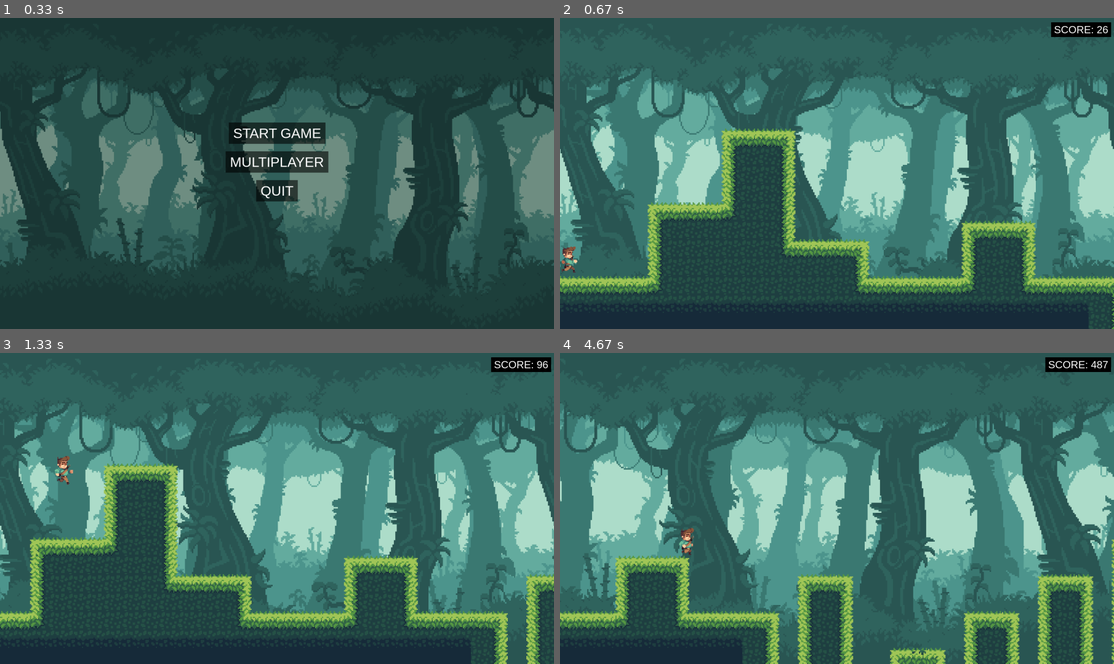
Above: before the commit, frames 1-4 (two rows, left to right).
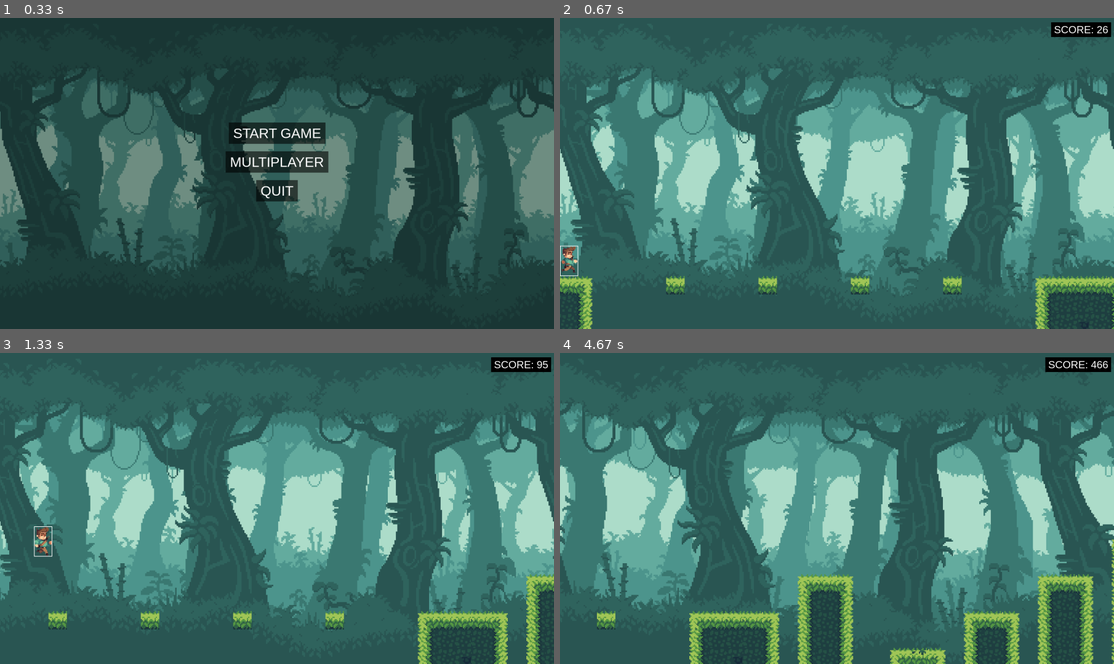
Above: after the commit, the same moments.

Repository: PyroJet1/Pygame-Multiplayer-Endless-Scroller
Game: pygame game, started from __main__.py
The game is run twice, just before and just after one commit, with the same random seed, the same clock (stepped at 60 frames per second) and the same inputs.
Inputs:
- Up to frame 1 (0.33 s): no input
- Up to frame 2 (0.67 s): click "START GAME" at 0.38 s
- Up to frame 3 (1.33 s): hold Space 0.67-1.13 s; hold D 0.67-1.13 s; hold D from 1.17 s (still down)
- Up to frame 4 (4.67 s): release D at 1.63 s; hold D 1.67-2.13 s; hold A 2.17-2.7 s; hold D 3.17-3.8 s; hold A 3.83-4.3 s; hold D from 4.33 s (still down)

Frame 1 is identical in both runs. In frame 2, 21% of the frame differs, in the area x 0-96%, y 35-100%; in frame 3, 22%; in frame 4, 29%, in the area x 0-100%, y 2-100%.

Commit message:
collisions working when moving charachter

Diff:
--- a/background.py
+++ b/background.py
@@ -18,7 +18,7 @@
         bg5 = pygame.transform.scale(bg5, (self.SCREEN_WIDTH, self.SCREEN_HEIGHT))
         self.scroll_speed = [0.0, 0.25, 0.5, 0.75, 1.0]
         self.scroll = [0.0, 0.0, 0.0, 0.0, 0.0]
-        self.accel = 0.1
+        self.accel = 0.001
         self.bg = [bg1, bg2, bg3, bg4, bg5]
 
     def create_parallax(self, dt):
--- a/game.py
+++ b/game.py
@@ -28,15 +28,34 @@
             self.background.create_parallax(dt)
             self.calculate_score(dt)
 
+
+
             ground_rects = [tile.rect for tile in self.world.ground_sprites]
-            self.player.movement(ground_rects)
 
             for event in pygame.event.get():
                 if event.type == pygame.QUIT:
                     self.run = False
                     return "quit"
+                if event.type == pygame.KEYDOWN:
+                    if event.key == pygame.K_a:
+                        self.player.LEFT_KEY = True
+                    elif event.key == pygame.K_d:
+                        self.player.RIGHT_KEY = True
+                    elif event.key == pygame.K_SPACE:
+                        self.player.jump()
+                if event.type == pygame.KEYUP:
+                    if event.key == pygame.K_a:
+                        self.player.LEFT_KEY = False
+                    elif event.key == pygame.K_d:
+                        self.player.RIGHT_KEY = False
+                    elif event.key == pygame.K_SPACE:
+                        if self.player.is_jumping:
+                            self.player.velocity.y *= 0.25
+                            self.player.is_jumping = False
 
+            self.player.update(dt, ground_rects)
             self.world.world_run()
+            self.player.draw()
             self.draw_score()
             pygame.display.update()
         return None
--- a/player.py
+++ b/player.py
@@ -7,7 +7,7 @@
         self.player = pygame.Rect(0, self.screen.get_height() - 105, 63, 105)
 
         # Load and process sprite sheet
-        self.sprite_sheet = pygame.image.load(f'sprites/character_animations_sprite_p{player}.png') #21x33
+        self.sprite_sheet = pygame.image.load(f'sprites/character_animations_sprite_p{player}.png')
         self.sheet = Spritesheet(self.sprite_sheet)
         self.animation_steps = [8,1,2,1]
         self.animation_list = []
@@ -28,44 +28,22 @@
 
         # Movement and physics
         self.speed = 5
-        self.gravity = 1.0
-        self.jump_strength = -20
+        self.gravity, self.friction = 2000, -15
+        self.jump_strength = -1000
         self.velocity_y = 0
-        self.is_jumping = False
+        self.LEFT_KEY, self.RIGHT_KEY = False, False
+        self.is_jumping, self.on_ground = False, False
+        self.position, self.velocity = pygame.math.Vector2(self.player.topleft), pygame.math.Vector2(0,0)
+        self.acceleration = pygame.math.Vector2(0,self.gravity)
         self.ground_y = self.screen.get_height() - self.player.height
 
-    def movement(self, ground_segments):
-        keys = pygame.key.get_pressed()
+    def update(self, dt, tiles):
+        self.horizontal_movement(dt)
+        self.check_collisionsx(tiles)
+        self.vertical_movement(dt)
+        self.check_collisionsy(tiles)
 
-        # Horizontal movement
-        if keys[pygame.K_a]:
-            self.player.x -= self.speed
-        elif keys[pygame.K_d]:
-            self.player.x += self.speed
-
-        # Jump if on the ground
-        if keys[pygame.K_SPACE] and not self.is_jumping:
-            self.velocity_y = self.jump_strength
-            self.is_jumping = True
-
-        # Apply gravity
-        self.velocity_y += self.gravity
-        self.player.y += self.velocity_y
-
-        # Check for collision with ground segments
-        on_ground = False
-        for segment in ground_segments:
-            if self.player.colliderect(segment) and self.velocity_y >= 0:
-                self.player.bottom = segment.top
-                self.velocity_y = 0
-                self.is_jumping = False
-                on_ground = True
-                break
-
-        if not on_ground:
-            self.is_jumping = True
-
-        # Update animation frame
+    def draw(self):
         current_time = pygame.time.get_ticks()
         if current_time - self.last_updated > self.animation_cooldown:
             self.frame += 1
@@ -76,3 +54,102 @@
         # Draw the animated sprite at the player's current position
         image = self.animation_list[self.action][self.frame]
         self.screen.blit(image, self.player.topleft)
+        pygame.draw.rect(self.screen, (255, 255, 255), self.player, 2)
+
+    def horizontal_movement(self, dt):
+        self.acceleration.x = 0
+        if self.LEFT_KEY:
+            self.acceleration.x -= 3000
+        elif self.RIGHT_KEY:
+            self.acceleration.x += 3000
+        self.acceleration.x += self.velocity.x * self.friction
+        self.velocity.x += self.acceleration.x * dt
+        self.limit_velocity(600)
+        self.position.x += self.velocity.x * dt + (self.acceleration.x * .5) * (dt * dt)
+        self.player.x = int(self.position.x)
+
+    def limit_velocity(self, max_vel):
+        self.velocity.x = max(-max_vel, min(self.velocity.x, max_vel))
+        if abs(self.velocity.x) < 0.1: self.velocity.x = 0
+
+    def vertical_movement(self, dt):
+        self.velocity.y += self.acceleration.y * dt
+        self.position.y += self.velocity.y * dt + (self.acceleration.y * .5) * (dt * dt)
+
+
+        self.player.bottom = self.position.y
+
+    def jump(self):
+        if self.on_ground:
+            self.is_jumping = True
+            self.velocity.y = self.jump_strength
+            self.on_ground = False
+
+
+    # def movement(self, ground_segments):
+        # keys = pygame.key.get_pressed()
+        #
+        # # Horizontal movement
+        # if keys[pygame.K_a]:
+        #     self.player
+        # elif keys[pygame.K_d]:
+        #     self.player.x += self.speed
+        #
+        # # Jump if on the ground
+        # if keys[pygame.K_SPACE] and not self.is_jumping:
+        #     self.velocity_y = self.jump_strength
+        #     self.is_jumping = True
+        #
+        # # Apply gravity
+        # self.velocity_y += self.gravity
+        # self.player.y += self.velocity_y
+        #
+        # # Check for collision with ground segments
+        # on_ground = False
+        # for segment in ground_segments:
+        #     if self.player.colliderect(segment) and self.velocity_y >= 0:
+        #         self.player.bottom = segment.top
+        #         self.velocity_y = 0
+        #         self.is_jumping = False
+        #         on_ground = True
+        #         break
+        #
+        # # if not on_ground:
+        #     self.is_jumping = True
+
+        # Update animation frame
+
+
+    def get_hits(self, tiles):
+        hits = []
+        for tile in tiles:
+            if self.player.colliderect(tile):
+                hits.append(tile)
+        return hits
+
+    def check_collisionsx(self, tile):
+        collisions = self.get_hits(tile)
+        for tile in collisions:
+            if self.velocity.x > 0:
+                self.position.x = tile.left - self.player.w
+                self.player.x = int(self.position.x)
+            elif self.velocity.x < 0:
+                self.position.x = tile.right
+                self.player.x = int(self.position.x)
+
+
+    def check_collisionsy(self, tile):
+        self.on_ground = False
+        self.player.bottom += 1
+        collision = self.get_hits(tile)
+        for tile in collision:
+            if self.velocity.y > 0:
+                self.on_ground = True
+                self.is_jumping = False
+                self.velocity.y = 0
+                self.position.y = tile.top
+                self.player.bottom = int(self.position.y)
+            elif self.velocity.y < 0:
+                self.velocity.y = 0
+                self.position.y = tile.bottom + self.player.h
+                self.player.bottom = int(self.position.y)
--- a/world.py
+++ b/world.py
@@ -41,7 +41,7 @@
 
         print(len(self.maps))
 
-        self.load_tiles("maps/map9.csv", self.GROUND_SPEED, 0)
+        self.load_tiles(self.maps[random.randint(0,(len(self.maps) - 1))], self.GROUND_SPEED, 0)
         self.load_tiles(self.maps[random.randint(0,(len(self.maps) - 1))], self.GROUND_SPEED, 1)
 
 
